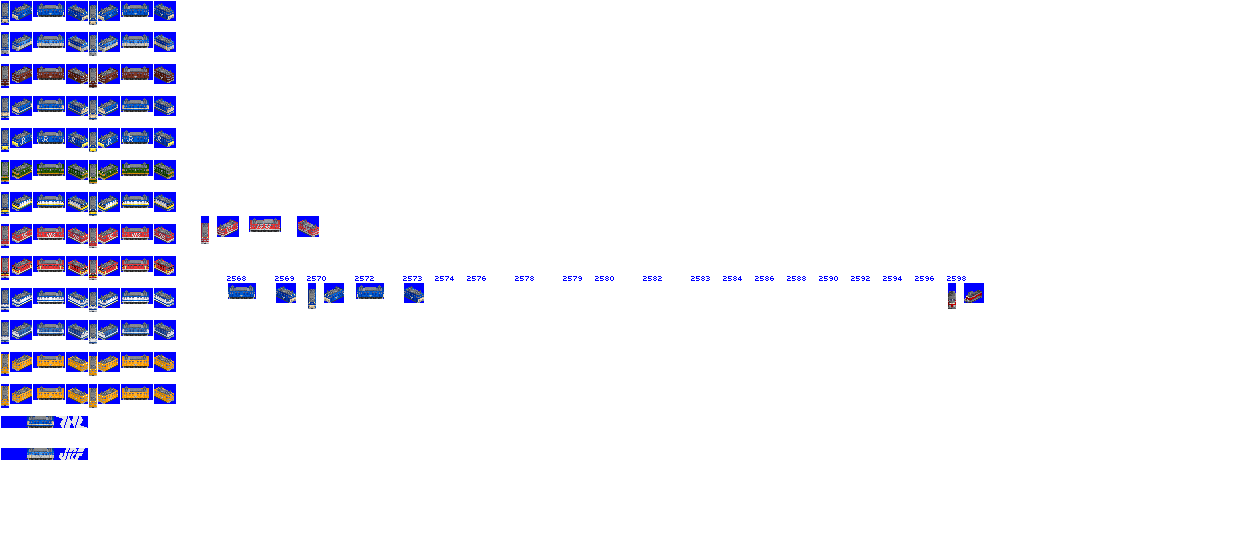
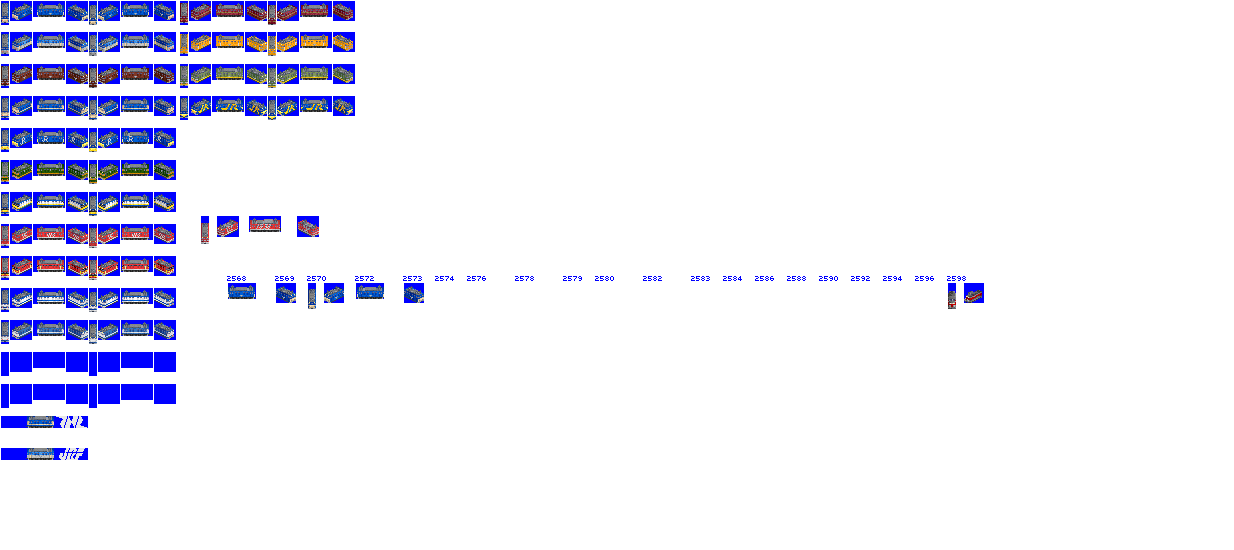
Layer changes from the first w=1234, h=550 image to the second:
added layer "taillights" above "banker" over 2, 16, 352, 340
painted on "Yuyu Salon" over 1, 3, 353, 408
painted on "tokkyu" over 2, 66, 353, 88
painted on "large logo" over 1, 98, 353, 151
painted on "JR EF65" over 180, 1, 355, 120
